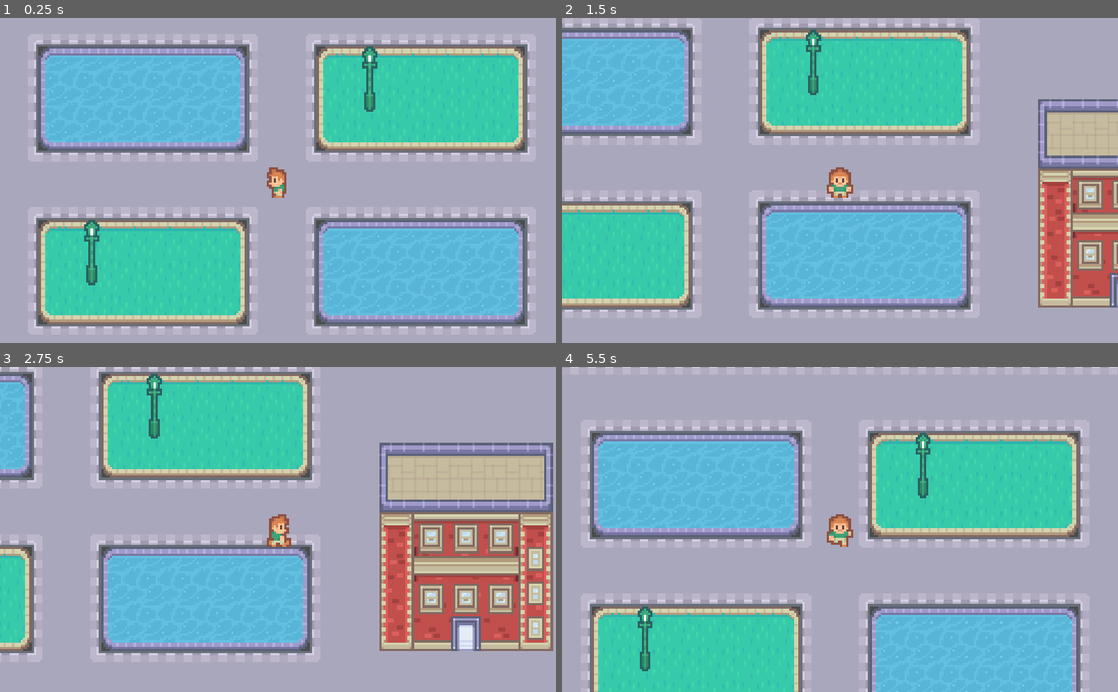
Above: before the commit, frames 1-4 (two rows, left to right).
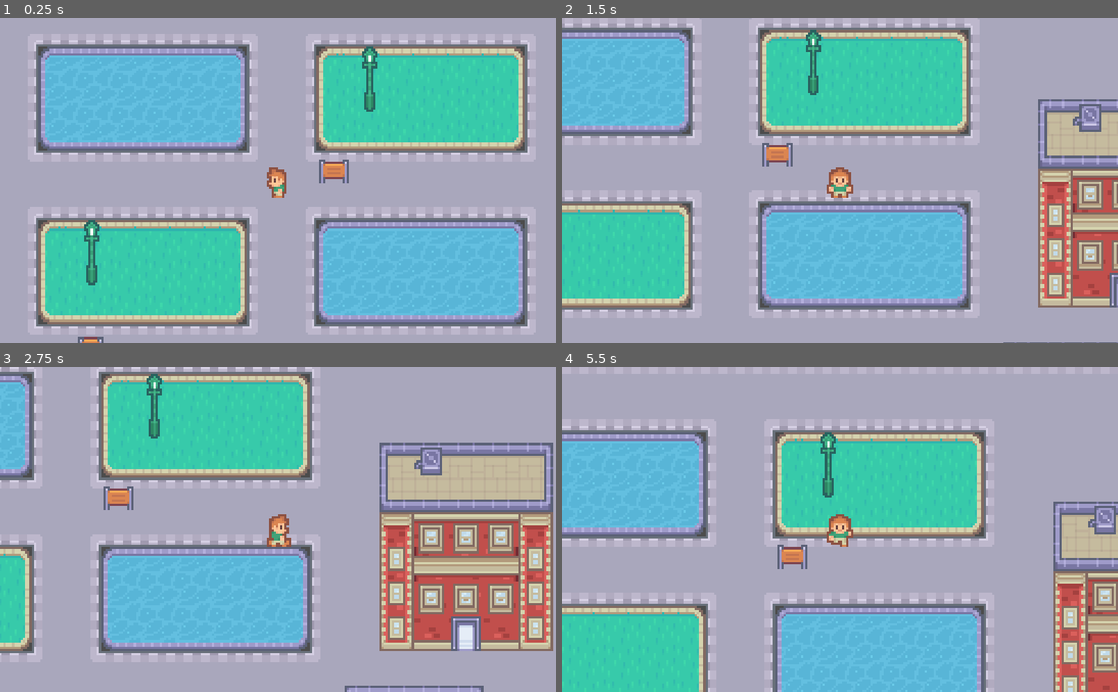
Above: after the commit, the same moments.

Repository: AJBoyle31/Outbreak
Game: Godot game, scene res://Levels/TestLevel.tscn
The game is run twice, just before and just after one commit, with the same random seed, the same clock (stepped at 60 frames per second) and the same inputs. The project has no main scene, so this scene is started directly.
Inputs:
- Up to frame 1 (0.25 s): no input
- Up to frame 2 (1.5 s): tap Enter at 0.5 s; hold D (WalkRight) 0.53-1.28 s; hold S (WalkDown) from 1.28 s (still down)
- Up to frame 3 (2.75 s): tap Space at 2 s; release S (WalkDown) at 2.03 s; hold D (WalkRight) from 2.03 s (still down)
- Up to frame 4 (5.5 s): release D (WalkRight) at 2.78 s; hold W (WalkUp) 2.78-3.53 s; hold A (WalkLeft) 3.53-5.03 s; hold S (WalkDown) from 5.03 s (still down)

The runs differ from the first frame. In frame 1, 0.4% of the frame differs, in the area x 14-63%, y 43-100%; in frame 2, 1.4%; in frame 3, 1.5%; in frame 4, 42%, in the area x 0-100%, y 0-100%.

Commit message:
adjust coll, add misc

Diff:
--- a/Levels/Fences.tscn
+++ b/Levels/Fences.tscn
@@ -2,58 +2,58 @@
 
 [ext_resource path="res://Assets/tilemap_packed.png" type="Texture" id=1]
 
+[sub_resource type="ConvexPolygonShape2D" id=19]
+points = PoolVector2Array( 0, 10.6143, 48, 10.3817, 48, 16, 0, 16 )
+
 [sub_resource type="ConvexPolygonShape2D" id=2]
-points = PoolVector2Array( 0, 0, 48, 0, 48, 16, 0, 16 )
+points = PoolVector2Array( 2.42387, 10.6143, 2.65643, 16, 0, 16, 0, 10.6143 )
+
+[sub_resource type="ConvexPolygonShape2D" id=3]
+points = PoolVector2Array( 16, 10.6143, 16, 16, 13.122, 16, 13.122, 10.8469 )
 
 [sub_resource type="ConvexPolygonShape2D" id=4]
-points = PoolVector2Array( 2.65643, 0, 2.65643, 16, 0, 16, 0, 0 )
+points = PoolVector2Array( 0, 11.5412, 16, 11.3086, 16, 16, 0, 16 )
 
 [sub_resource type="ConvexPolygonShape2D" id=5]
-points = PoolVector2Array( 16, 0, 16, 16, 13.122, 16, 13.122, 0 )
+points = PoolVector2Array( 0, 12.0535, 16, 12.0535, 16, 16, 0, 16 )
+
+[sub_resource type="ConvexPolygonShape2D" id=6]
+points = PoolVector2Array( 0, 11.3558, 16, 11.1233, 16, 16, 0, 16 )
+
+[sub_resource type="ConvexPolygonShape2D" id=7]
+points = PoolVector2Array( 0, 11.821, 16, 11.5884, 16, 16, 0, 16 )
+
+[sub_resource type="ConvexPolygonShape2D" id=8]
+points = PoolVector2Array( 2.42387, 11.3086, 13.5871, 11.5412, 13.8197, 14.9361, 2.19129, 14.9361 )
 
 [sub_resource type="ConvexPolygonShape2D" id=9]
-points = PoolVector2Array( 0, 5.16829, 16, 5.16829, 16, 16, 0, 16 )
+points = PoolVector2Array( 0, 10.0446, 48, 9.81207, 48, 16, 0, 16 )
+
+[sub_resource type="ConvexPolygonShape2D" id=10]
+points = PoolVector2Array( 2.19129, 10.7423, 2.42387, 16, 0, 16, 0, 10.7423 )
+
+[sub_resource type="ConvexPolygonShape2D" id=11]
+points = PoolVector2Array( 16, 10.7423, 16, 16, 13.3546, 16, 13.122, 10.9749 )
+
+[sub_resource type="ConvexPolygonShape2D" id=12]
+points = PoolVector2Array( 0, 9.77504, 16, 9.54247, 16, 16, 0, 16 )
+
+[sub_resource type="ConvexPolygonShape2D" id=13]
+points = PoolVector2Array( 0, 10.2874, 16, 10.2874, 16, 16, 0, 16 )
+
+[sub_resource type="ConvexPolygonShape2D" id=14]
+points = PoolVector2Array( 10.7929, 0, 11.0255, 16, 5.44387, 16, 5.67643, 0 )
+
+[sub_resource type="ConvexPolygonShape2D" id=15]
+points = PoolVector2Array( 3.86646, 7.35577, 12.0063, 7.35577, 11.7738, 14.1003, 4.09903, 14.1003 )
+
+[sub_resource type="ConvexPolygonShape2D" id=16]
+points = PoolVector2Array( 4.3316, 11.5884, 11.5412, 11.3558, 11.7738, 16, 4.09903, 16 )
 
 [sub_resource type="ConvexPolygonShape2D" id=17]
-points = PoolVector2Array( 0, 4.75035, 16, 4.75035, 16, 16, 0, 16 )
-
-[sub_resource type="ConvexPolygonShape2D" id=18]
-points = PoolVector2Array( 0, 5.44804, 16, 5.44804, 16, 16, 0, 16 )
-
-[sub_resource type="ConvexPolygonShape2D" id=16]
-points = PoolVector2Array( 0, 4.75035, 16, 4.75035, 16, 16, 0, 16 )
-
-[sub_resource type="ConvexPolygonShape2D" id=8]
-points = PoolVector2Array( 2.42387, 6.09857, 13.8197, 6.09857, 13.8197, 14.9361, 2.19129, 14.9361 )
-
-[sub_resource type="ConvexPolygonShape2D" id=3]
-points = PoolVector2Array( 0, 0, 48, 0, 48, 16, 0, 16 )
-
-[sub_resource type="ConvexPolygonShape2D" id=6]
-points = PoolVector2Array( 2.42387, 0, 2.42387, 16, 0, 16, 0, 0 )
-
-[sub_resource type="ConvexPolygonShape2D" id=7]
-points = PoolVector2Array( 16, 0, 16, 16, 13.3546, 16, 13.122, 0 )
-
-[sub_resource type="ConvexPolygonShape2D" id=14]
-points = PoolVector2Array( 0, 4.79753, 16, 4.56497, 16, 16, 0, 16 )
-
-[sub_resource type="ConvexPolygonShape2D" id=10]
-points = PoolVector2Array( 0, 4.37959, 16, 4.37959, 16, 16, 0, 16 )
-
-[sub_resource type="ConvexPolygonShape2D" id=12]
-points = PoolVector2Array( 11.4906, 0, 11.2581, 16, 4.51359, 16, 4.51359, 0 )
-
-[sub_resource type="ConvexPolygonShape2D" id=13]
-points = PoolVector2Array( 3.86646, 7.35577, 12.0063, 7.35577, 11.7738, 14.1003, 4.09903, 14.1003 )
-
-[sub_resource type="ConvexPolygonShape2D" id=15]
-points = PoolVector2Array( 4.09903, 3.82007, 12.0063, 4.05264, 11.7738, 16, 4.09903, 16 )
-
-[sub_resource type="ConvexPolygonShape2D" id=11]
-points = PoolVector2Array( 0, 6.33113, 16, 6.09857, 16, 16, 0, 16 )
-
-[sub_resource type="TileSet" id=1]
+points = PoolVector2Array( 0, 11.5412, 16, 11.5412, 16, 16, 0, 16 )
+
+[sub_resource type="TileSet" id=18]
 0/name = "metalFence"
 0/texture = ExtResource( 1 )
 0/tex_offset = Vector2( 0, 0 )
@@ -64,14 +64,14 @@
 0/navigation_offset = Vector2( 0, 0 )
 0/shape_offset = Vector2( 0, 0 )
 0/shape_transform = Transform2D( 1, 0, 0, 1, 0, 0 )
-0/shape = SubResource( 2 )
+0/shape = SubResource( 19 )
 0/shape_one_way = false
 0/shape_one_way_margin = 1.0
 0/shapes = [ {
 "autotile_coord": Vector2( 0, 0 ),
 "one_way": false,
 "one_way_margin": 1.0,
-"shape": SubResource( 2 ),
+"shape": SubResource( 19 ),
 "shape_transform": Transform2D( 1, 0, 0, 1, 0, 0 )
 } ]
 0/z_index = 0
@@ -85,20 +85,20 @@
 1/navigation_offset = Vector2( 0, 0 )
 1/shape_offset = Vector2( 0, 0 )
 1/shape_transform = Transform2D( 1, 0, 0, 1, 0, 0 )
-1/shape = SubResource( 4 )
+1/shape = SubResource( 2 )
 1/shape_one_way = false
 1/shape_one_way_margin = 1.0
 1/shapes = [ {
 "autotile_coord": Vector2( 0, 0 ),
 "one_way": false,
 "one_way_margin": 1.0,
-"shape": SubResource( 4 ),
+"shape": SubResource( 2 ),
 "shape_transform": Transform2D( 1, 0, 0, 1, 0, 0 )
 }, {
 "autotile_coord": Vector2( 0, 0 ),
 "one_way": false,
 "one_way_margin": 1.0,
-"shape": SubResource( 5 ),
+"shape": SubResource( 3 ),
 "shape_transform": Transform2D( 1, 0, 0, 1, 0, 0 )
 } ]
 1/z_index = 0
@@ -112,14 +112,14 @@
 2/navigation_offset = Vector2( 0, 0 )
 2/shape_offset = Vector2( 0, 0 )
 2/shape_transform = Transform2D( 1, 0, 0, 1, 0, 0 )
-2/shape = SubResource( 3 )
+2/shape = SubResource( 9 )
 2/shape_one_way = false
 2/shape_one_way_margin = 1.0
 2/shapes = [ {
 "autotile_coord": Vector2( 0, 0 ),
 "one_way": false,
 "one_way_margin": 1.0,
-"shape": SubResource( 3 ),
+"shape": SubResource( 9 ),
 "shape_transform": Transform2D( 1, 0, 0, 1, 0, 0 )
 } ]
 2/z_index = 0
@@ -133,20 +133,20 @@
 3/navigation_offset = Vector2( 0, 0 )
 3/shape_offset = Vector2( 0, 0 )
 3/shape_transform = Transform2D( 1, 0, 0, 1, 0, 0 )
-3/shape = SubResource( 6 )
+3/shape = SubResource( 10 )
 3/shape_one_way = false
 3/shape_one_way_margin = 1.0
 3/shapes = [ {
 "autotile_coord": Vector2( 0, 0 ),
 "one_way": false,
 "one_way_margin": 1.0,
-"shape": SubResource( 6 ),
+"shape": SubResource( 10 ),
 "shape_transform": Transform2D( 1, 0, 0, 1, 0, 0 )
 }, {
 "autotile_coord": Vector2( 0, 0 ),
 "one_way": false,
 "one_way_margin": 1.0,
-"shape": SubResource( 7 ),
+"shape": SubResource( 11 ),
 "shape_transform": Transform2D( 1, 0, 0, 1, 0, 0 )
 } ]
 3/z_index = 0
@@ -160,14 +160,14 @@
 4/navigation_offset = Vector2( 0, 0 )
 4/shape_offset = Vector2( 0, 0 )
 4/shape_transform = Transform2D( 1, 0, 0, 1, 0, 0 )
-4/shape = SubResource( 14 )
+4/shape = SubResource( 12 )
 4/shape_one_way = false
 4/shape_one_way_margin = 1.0
 4/shapes = [ {
 "autotile_coord": Vector2( 0, 0 ),
 "one_way": false,
 "one_way_margin": 1.0,
-"shape": SubResource( 14 ),
+"shape": SubResource( 12 ),
 "shape_transform": Transform2D( 1, 0, 0, 1, 0, 0 )
 } ]
 4/z_index = 0
@@ -181,14 +181,14 @@
 5/navigation_offset = Vector2( 0, 0 )
 5/shape_offset = Vector2( 0, 0 )
 5/shape_transform = Transform2D( 1, 0, 0, 1, 0, 0 )
-5/shape = SubResource( 10 )
+5/shape = SubResource( 13 )
 5/shape_one_way = false
 5/shape_one_way_margin = 1.0
 5/shapes = [ {
 "autotile_coord": Vector2( 0, 0 ),
 "one_way": false,
 "one_way_margin": 1.0,
-"shape": SubResource( 10 ),
+"shape": SubResource( 13 ),
 "shape_transform": Transform2D( 1, 0, 0, 1, 0, 0 )
 } ]
 5/z_index = 0
@@ -202,14 +202,14 @@
 6/navigation_offset = Vector2( 0, 0 )
 6/shape_offset = Vector2( 0, 0 )
 6/shape_transform = Transform2D( 1, 0, 0, 1, 0, 0 )
-6/shape = SubResource( 12 )
+6/shape = SubResource( 14 )
 6/shape_one_way = false
 6/shape_one_way_margin = 1.0
 6/shapes = [ {
 "autotile_coord": Vector2( 0, 0 ),
 "one_way": false,
 "one_way_margin": 1.0,
-"shape": SubResource( 12 ),
+"shape": SubResource( 14 ),
 "shape_transform": Transform2D( 1, 0, 0, 1, 0, 0 )
 } ]
 6/z_index = 0
@@ -244,14 +244,14 @@
 8/navigation_offset = Vector2( 0, 0 )
 8/shape_offset = Vector2( 0, 0 )
 8/shape_transform = Transform2D( 1, 0, 0, 1, 0, 0 )
-8/shape = SubResource( 15 )
+8/shape = SubResource( 16 )
 8/shape_one_way = false
 8/shape_one_way_margin = 1.0
 8/shapes = [ {
 "autotile_coord": Vector2( 0, 0 ),
 "one_way": false,
 "one_way_margin": 1.0,
-"shape": SubResource( 15 ),
+"shape": SubResource( 16 ),
 "shape_transform": Transform2D( 1, 0, 0, 1, 0, 0 )
 } ]
 8/z_index = 0
@@ -265,14 +265,14 @@
 9/navigation_offset = Vector2( 0, 0 )
 9/shape_offset = Vector2( 0, 0 )
 9/shape_transform = Transform2D( 1, 0, 0, 1, 0, 0 )
-9/shape = SubResource( 11 )
+9/shape = SubResource( 17 )
 9/shape_one_way = false
 9/shape_one_way_margin = 1.0
 9/shapes = [ {
 "autotile_coord": Vector2( 0, 0 ),
 "one_way": false,
 "one_way_margin": 1.0,
-"shape": SubResource( 11 ),
+"shape": SubResource( 17 ),
 "shape_transform": Transform2D( 1, 0, 0, 1, 0, 0 )
 } ]
 9/z_index = 0
@@ -286,14 +286,14 @@
 10/navigation_offset = Vector2( 0, 0 )
 10/shape_offset = Vector2( 0, 0 )
 10/shape_transform = Transform2D( 1, 0, 0, 1, 0, 0 )
-10/shape = SubResource( 9 )
+10/shape = SubResource( 4 )
 10/shape_one_way = false
 10/shape_one_way_margin = 1.0
 10/shapes = [ {
 "autotile_coord": Vector2( 0, 0 ),
 "one_way": false,
 "one_way_margin": 1.0,
-"shape": SubResource( 9 ),
+"shape": SubResource( 4 ),
 "shape_transform": Transform2D( 1, 0, 0, 1, 0, 0 )
 } ]
 10/z_index = 0
@@ -307,14 +307,14 @@
 11/navigation_offset = Vector2( 0, 0 )
 11/shape_offset = Vector2( 0, 0 )
 11/shape_transform = Transform2D( 1, 0, 0, 1, 0, 0 )
-11/shape = SubResource( 17 )
+11/shape = SubResource( 5 )
 11/shape_one_way = false
 11/shape_one_way_margin = 1.0
 11/shapes = [ {
 "autotile_coord": Vector2( 0, 0 ),
 "one_way": false,
 "one_way_margin": 1.0,
-"shape": SubResource( 17 ),
+"shape": SubResource( 5 ),
 "shape_transform": Transform2D( 1, 0, 0, 1, 0, 0 )
 } ]
 11/z_index = 0
@@ -328,14 +328,14 @@
 12/navigation_offset = Vector2( 0, 0 )
 12/shape_offset = Vector2( 0, 0 )
 12/shape_transform = Transform2D( 1, 0, 0, 1, 0, 0 )
-12/shape = SubResource( 18 )
+12/shape = SubResource( 6 )
 12/shape_one_way = false
 12/shape_one_way_margin = 1.0
 12/shapes = [ {
 "autotile_coord": Vector2( 0, 0 ),
 "one_way": false,
 "one_way_margin": 1.0,
-"shape": SubResource( 18 ),
+"shape": SubResource( 6 ),
 "shape_transform": Transform2D( 1, 0, 0, 1, 0, 0 )
 } ]
 12/z_index = 0
@@ -349,14 +349,14 @@
 13/navigation_offset = Vector2( 0, 0 )
 13/shape_offset = Vector2( 0, 0 )
 13/shape_transform = Transform2D( 1, 0, 0, 1, 0, 0 )
-13/shape = SubResource( 16 )
+13/shape = SubResource( 7 )
 13/shape_one_way = false
 13/shape_one_way_margin = 1.0
 13/shapes = [ {
 "autotile_coord": Vector2( 0, 0 ),
 "one_way": false,
 "one_way_margin": 1.0,
-"shape": SubResource( 16 ),
+"shape": SubResource( 7 ),
 "shape_transform": Transform2D( 1, 0, 0, 1, 0, 0 )
 } ]
 13/z_index = 0
@@ -383,6 +383,8 @@
 14/z_index = 0
 
 [node name="Fences" type="TileMap"]
-tile_set = SubResource( 1 )
+tile_set = SubResource( 18 )
 cell_size = Vector2( 16, 16 )
+cell_tile_origin = 1
+cell_y_sort = true
 format = 1
--- /dev/null
+++ b/Levels/Misc.tscn
@@ -0,0 +1,53 @@
+[gd_scene load_steps=3 format=2]
+
+[ext_resource path="res://Assets/tilemap_packed.png" type="Texture" id=1]
+
+[sub_resource type="TileSet" id=1]
+0/name = "tilemap_packed.png 0"
+0/texture = ExtResource( 1 )
+0/tex_offset = Vector2( 0, 0 )
+0/modulate = Color( 1, 1, 1, 1 )
+0/region = Rect2( 144, 192, 16, 16 )
+0/tile_mode = 0
+0/occluder_offset = Vector2( 0, 0 )
+0/navigation_offset = Vector2( 0, 0 )
+0/shape_offset = Vector2( 0, 0 )
+0/shape_transform = Transform2D( 1, 0, 0, 1, 0, 0 )
+0/shape_one_way = false
+0/shape_one_way_margin = 0.0
+0/shapes = [  ]
+0/z_index = 0
+1/name = "tilemap_packed.png 1"
+1/texture = ExtResource( 1 )
+1/tex_offset = Vector2( 0, 0 )
+1/modulate = Color( 1, 1, 1, 1 )
+1/region = Rect2( 160, 192, 16, 16 )
+1/tile_mode = 0
+1/occluder_offset = Vector2( 0, 0 )
+1/navigation_offset = Vector2( 0, 0 )
+1/shape_offset = Vector2( 0, 0 )
+1/shape_transform = Transform2D( 1, 0, 0, 1, 0, 0 )
+1/shape_one_way = false
+1/shape_one_way_margin = 0.0
+1/shapes = [  ]
+1/z_index = 0
+2/name = "tilemap_packed.png 2"
+2/texture = ExtResource( 1 )
+2/tex_offset = Vector2( 0, 0 )
+2/modulate = Color( 1, 1, 1, 1 )
+2/region = Rect2( 64, 144, 16, 16 )
+2/tile_mode = 0
+2/occluder_offset = Vector2( 0, 0 )
+2/navigation_offset = Vector2( 0, 0 )
+2/shape_offset = Vector2( 0, 0 )
+2/shape_transform = Transform2D( 1, 0, 0, 1, 0, 0 )
+2/shape_one_way = false
+2/shape_one_way_margin = 0.0
+2/shapes = [  ]
+2/z_index = 0
+
+[node name="Misc" type="TileMap"]
+z_index = 1
+tile_set = SubResource( 1 )
+cell_size = Vector2( 16, 16 )
+format = 1
--- a/Levels/TestLevel.tscn
+++ b/Levels/TestLevel.tscn
@@ -7,28 +7,36 @@
 [ext_resource path="res://Levels/DoorsWindows.tscn" type="PackedScene" id=5]
 [ext_resource path="res://Levels/Utility.tscn" type="PackedScene" id=6]
 [ext_resource path="res://Levels/Fences.tscn" type="PackedScene" id=7]
+[ext_resource path="res://Levels/Misc.tscn" type="PackedScene" id=8]
 
 [node name="TestLevel" type="Node2D"]
 
-[node name="WalkingSurfaces" parent="." instance=ExtResource( 1 )]
+[node name="Tilemaps" type="Node2D" parent="."]
+
+[node name="WalkingSurfaces" parent="Tilemaps" instance=ExtResource( 1 )]
 z_index = -3
 tile_data = PoolIntArray( -393222, 2, 0, -393221, 2, 1, -393220, 2, 1, -393219, 2, 1, -393218, 2, 1, -393217, 2, 1, -45 …(18589 unchanged characters)…
 
-[node name="Buildings" parent="." instance=ExtResource( 4 )]
-tile_data = PoolIntArray( 327702, 0, 0, 327703, 14, 0, 32770 …(134 unchanged characters)… 1, 23, 0, 524312, 23, 0, 524313, 23, 0, 851971, 31, 0, 851972, 14, 0, 851973, 14, 0, 851974, 14, 0, 851975, 31, 0, 851983, 32, 0, 851984, 37, 0, 851985, 37, 0, 851986, 37, 0, 851987, 32, 0, 917507, 29, 0, 917508, 17, 0, 917509, 17, 0, 917510, 17, 0, 917511, 29, 0, 917519, 46, 0, 917520, 44, 0, 917521, 44, 0, 917522, 44, 0, 917523, 46, 0, 983043, 30, 0, 983044, 23, 0, 983045, 23, 0, 983046, 23, 0, 983047, 30, 0, 983055, 53, 0, 983056, 55, 0, 983057, 55, 0, 983058, 55, 0, 983059, 53, 0 )
+[node name="Buildings" parent="Tilemaps" instance=ExtResource( 4 )]
+tile_data = PoolIntArray( 327702, 0, 0, 327703, 14, 0, 32770 …(134 unchanged characters)… 1, 23, 0, 524312, 23, 0, 524313, 23, 0, 786453, 4, 0, 786454, 14, 0, 786455, 14, 0, 786456, 6, 0, 851971, 31, 0, 851972, 14, 0, 851973, 14, 0, 851974, 14, 0, 851975, 31, 0, 851983, 32, 0, 851984, 37, 0, 851985, 37, 0, 851986, 37, 0, 851987, 32, 0, 851989, 7, 0, 851990, 8, 0, 851991, 8, 0, 851992, 9, 0, 917507, 29, 0, 917508, 17, 0, 917509, 17, 0, 917510, 17, 0, 917511, 29, 0, 917519, 46, 0, 917520, 44, 0, 917521, 44, 0, 917522, 44, 0, 917523, 46, 0, 917525, 10, 0, 917526, 11, 0, 917527, 11, 0, 917528, 12, 0, 983043, 30, 0, 983044, 23, 0, 983045, 23, 0, 983046, 23, 0, 983047, 30, 0, 983055, 53, 0, 983056, 55, 0, 983057, 55, 0, 983058, 55, 0, 983059, 53, 0, 983061, 2, 0, 983062, 1, 0, 983063, 1, 0, 983064, 3, 0 )
 
-[node name="Roofs" parent="." instance=ExtResource( 3 )]
+[node name="Roofs" parent="Tilemaps" instance=ExtResource( 3 )]
 z_index = 1
-tile_data = PoolIntArray( 196630, 1, 0, 196631, 1, 1, 196632 …(91 unchanged characters)… , 262169, 1, 131073, 262170, 1, 131074, 720899, 1, 0, 720900, 1, 1, 720901, 1, 1, 720902, 1, 1, 720903, 1, 2, 720911, 0, 0, 720912, 0, 1, 720913, 0, 1, 720914, 0, 1, 720915, 0, 2, 786435, 1, 131072, 786436, 1, 131073,  …(152 unchanged characters)…
+tile_data = PoolIntArray( 196630, 1, 0, 196631, 1, 1, 196632 …(91 unchanged characters)… , 262169, 1, 131073, 262170, 1, 131074, 655381, 1, 0, 655382, 1, 1, 655383, 1, 1, 655384, 1, 2, 720899, 1, 0, 720900, 1, 1, 720901, 1, 1, 720902, 1, 1, 720903, 1, 2, 720911, 0, 0, 720912, 0, 1, 720913, 0, 1, 720914, 0, 1, 720915, 0, 2, 720917, 1, 131072, 720918, 1, 131073, 720919, 1, 131073, 720920, 1, 131074, 786435, 1, 131072, 786436, 1, 131073,  …(152 unchanged characters)…
 
-[node name="DoorsWindows" parent="." instance=ExtResource( 5 )]
-tile_data = PoolIntArray( 327703, 4, 0, 327704, 4, 0, 327705, 4, 0, 393242, 0, 0, 458775, 23, 0, 458776, 23, 0, 458777, 23, 0, 458778, 0, 0, 524312, 5, 0, 524314, 0, 0, 851972, 4, 0, 851973, 4, 0, 851974, …(226 unchanged characters)…
+[node name="DoorsWindows" parent="Tilemaps" instance=ExtResource( 5 )]
+tile_data = PoolIntArray( 327703, 4, 0, 327704, 4, 0, 327705, 4, 0, 393238, 0, 0, 393242, 0, 0, 458774, 0, 0, 458775, 23, 0, 458776, 23, 0, 458777, 23, 0, 458778, 0, 0, 524310, 0, 0, 524312, 5, 0, 524314, 0, 0, 786453, 4, 0, 786454, 4, 0, 786455, 4, 0, 786456, 4, 0, 851972, 4, 0, 851973, 4, 0, 851974, …(226 unchanged characters)…
 
-[node name="Utility" parent="." instance=ExtResource( 6 )]
+[node name="Misc" parent="Tilemaps" instance=ExtResource( 8 )]
+tile_data = PoolIntArray( 196631, 0, 0, 720900, 1, 0, 720915, 0, 0, 720916, 2, 0 )
+
+[node name="YSort" type="YSort" parent="."]
+
+[node name="Player" parent="YSort" instance=ExtResource( 2 )]
+position = Vector2( 206.243, 77.7446 )
+
+[node name="Utility" parent="YSort" instance=ExtResource( 6 )]
 tile_data = PoolIntArray( 65551, 5, 0, 393223, 5, 0, 458754, 4, 0, 983067, 3, 0, 1114108, 536870920, 0, 1048576, 8, 0, 1048577, 9, 0, 1179644, 536870922, 0, 1114112, 10, 0, 1114113, 10, 0, 1310721, 9, 0, 1376257, 10, 0 )
 
-[node name="Fences" parent="." instance=ExtResource( 7 )]
-tile_data = PoolIntArray( 524285, 11, 0, 524286, 11, 0, 524287, 11, 0, 655357, 11, 0, 655358, 11, 0, 655359, 11, 0, 851976, 0, 0, 851979, 1, 0, 851980, 0, 0, 983048, 0, 0, 983051, 1, 0, 983052, 0, 0 )
-
-[node name="Player" parent="." instance=ExtResource( 2 )]
-position = Vector2( 206.243, 77.7446 )
+[node name="Fences" parent="YSort" instance=ExtResource( 7 )]
+tile_data = PoolIntArray( 327679, 8, 0, 262158, 13, 0, 393213, 8, 0, 458751, 8, 0, 524285, 11, 0, 524286, 11, 0, 524287, 11, 0, 655357, 11, 0, 655358, 11, 0, 655359, 11, 0, 589831, 14, 0, 851976, 0, 0, 851979, 1, 0, 851980, 0, 0, 983048, 0, 0, 983051, 1, 0, 983052, 0, 0 )
--- a/Levels/Utility.tscn
+++ b/Levels/Utility.tscn
@@ -1,6 +1,27 @@
-[gd_scene load_steps=3 format=2]
+[gd_scene load_steps=10 format=2]
 
 [ext_resource path="res://Assets/tilemap_packed.png" type="Texture" id=1]
+
+[sub_resource type="ConvexPolygonShape2D" id=2]
+points = PoolVector2Array( 14.6536, 22.0984, 14.6536, 29.6337, 10.4673, 29.9127, 10.4673, 22.3775 )
+
+[sub_resource type="ConvexPolygonShape2D" id=3]
+points = PoolVector2Array( 5.6306, 21.5403, 10.9332, 21.2612, 10.6541, 29.6337, 5.6306, 29.3546 )
+
+[sub_resource type="ConvexPolygonShape2D" id=8]
+points = PoolVector2Array( 10.4673, 7.20258, 14.3745, 7.20258, 14.3745, 13.9005, 10.1883, 13.6337 )
+
+[sub_resource type="ConvexPolygonShape2D" id=4]
+points = PoolVector2Array( 5.81734, 21.8194, 11.1199, 22.0984, 10.8408, 29.9127, 6.09642, 29.9127 )
+
+[sub_resource type="ConvexPolygonShape2D" id=5]
+points = PoolVector2Array( 7.39948, 21.5403, 9.35304, 21.5403, 9.63213, 29.0755, 7.12039, 29.0755 )
+
+[sub_resource type="ConvexPolygonShape2D" id=6]
+points = PoolVector2Array( 6.46988, 22.0984, 10.0979, 22.3775, 10.0979, 31.5872, 6.74896, 31.5872 )
+
+[sub_resource type="ConvexPolygonShape2D" id=7]
+points = PoolVector2Array( 6.37753, 22.3775, 10.2847, 22.0984, 10.5638, 29.6337, 6.37753, 29.3546 )
 
 [sub_resource type="TileSet" id=1]
 0/name = "tilemap_packed.png 0"
@@ -13,9 +34,16 @@
 0/navigation_offset = Vector2( 0, 0 )
 0/shape_offset = Vector2( 0, 0 )
 0/shape_transform = Transform2D( 1, 0, 0, 1, 0, 0 )
+0/shape = SubResource( 2 )
 0/shape_one_way = false
-0/shape_one_way_margin = 0.0
-0/shapes = [  ]
+0/shape_one_way_margin = 1.0
+0/shapes = [ {
+"autotile_coord": Vector2( 0, 0 ),
+"one_way": false,
+"one_way_margin": 1.0,
+"shape": SubResource( 2 ),
+"shape_transform": Transform2D( 1, 0, 0, 1, 0, 0 )
+} ]
 0/z_index = 0
 1/name = "tilemap_packed.png 1"
 1/texture = ExtResource( 1 )
@@ -27,9 +55,16 @@
 1/navigation_offset = Vector2( 0, 0 )
 1/shape_offset = Vector2( 0, 0 )
 1/shape_transform = Transform2D( 1, 0, 0, 1, 0, 0 )
+1/shape = SubResource( 3 )
 1/shape_one_way = false
-1/shape_one_way_margin = 0.0
-1/shapes = [  ]
+1/shape_one_way_margin = 1.0
+1/shapes = [ {
+"autotile_coord": Vector2( 0, 0 ),
+"one_way": false,
+"one_way_margin": 1.0,
+"shape": SubResource( 3 ),
+"shape_transform": Transform2D( 1, 0, 0, 1, 0, 0 )
+} ]
 1/z_index = 0
 2/name = "tilemap_packed.png 2"
 2/texture = ExtResource( 1 )
@@ -41,9 +76,16 @@
 2/navigation_offset = Vector2( 0, 0 )
 2/shape_offset = Vector2( 0, 0 )
 2/shape_transform = Transform2D( 1, 0, 0, 1, 0, 0 )
+2/shape = SubResource( 4 )
 2/shape_one_way = false
-2/shape_one_way_margin = 0.0
-2/shapes = [  ]
+2/shape_one_way_margin = 1.0
+2/shapes = [ {
+"autotile_coord": Vector2( 0, 0 ),
+"one_way": false,
+"one_way_margin": 1.0,
+"shape": SubResource( 4 ),
+"shape_transform": Transform2D( 1, 0, 0, 1, 0, 0 )
+} ]
 2/z_index = 0
 3/name = "tilemap_packed.png 3"
 3/texture = ExtResource( 1 )
@@ -55,9 +97,16 @@
 3/navigation_offset = Vector2( 0, 0 )
 3/shape_offset = Vector2( 0, 0 )
 3/shape_transform = Transform2D( 1, 0, 0, 1, 0, 0 )
+3/shape = SubResource( 5 )
 3/shape_one_way = false
-3/shape_one_way_margin = 0.0
-3/shapes = [  ]
+3/shape_one_way_margin = 1.0
+3/shapes = [ {
+"autotile_coord": Vector2( 0, 0 ),
+"one_way": false,
+"one_way_margin": 1.0,
+"shape": SubResource( 5 ),
+"shape_transform": Transform2D( 1, 0, 0, 1, 0, 0 )
+} ]
 3/z_index = 0
 4/name = "tilemap_packed.png 4"
 4/texture = ExtResource( 1 )
@@ -69,9 +118,16 @@
 4/navigation_offset = Vector2( 0, 0 )
 4/shape_offset = Vector2( 0, 0 )
 4/shape_transform = Transform2D( 1, 0, 0, 1, 0, 0 )
+4/shape = SubResource( 6 )
 4/shape_one_way = false
-4/shape_one_way_margin = 0.0
-4/shapes = [  ]
+4/shape_one_way_margin = 1.0
+4/shapes = [ {
+"autotile_coord": Vector2( 0, 0 ),
+"one_way": false,
+"one_way_margin": 1.0,
+"shape": SubResource( 6 ),
+"shape_transform": Transform2D( 1, 0, 0, 1, 0, 0 )
+} ]
 4/z_index = 0
 5/name = "tilemap_packed.png 5"
 5/texture = ExtResource( 1 )
@@ -83,9 +139,16 @@
 5/navigation_offset = Vector2( 0, 0 )
 5/shape_offset = Vector2( 0, 0 )
 5/shape_transform = Transform2D( 1, 0, 0, 1, 0, 0 )
+5/shape = SubResource( 7 )
 5/shape_one_way = false
-5/shape_one_way_margin = 0.0
-5/shapes = [  ]
+5/shape_one_way_margin = 1.0
+5/shapes = [ {
+"autotile_coord": Vector2( 0, 0 ),
+"one_way": false,
+"one_way_margin": 1.0,
+"shape": SubResource( 7 ),
+"shape_transform": Transform2D( 1, 0, 0, 1, 0, 0 )
+} ]
 5/z_index = 0
 6/name = "tilemap_packed.png 6"
 6/texture = ExtResource( 1 )
@@ -153,12 +216,21 @@
 10/navigation_offset = Vector2( 0, 0 )
 10/shape_offset = Vector2( 0, 0 )
 10/shape_transform = Transform2D( 1, 0, 0, 1, 0, 0 )
+10/shape = SubResource( 8 )
 10/shape_one_way = false
-10/shape_one_way_margin = 0.0
-10/shapes = [  ]
+10/shape_one_way_margin = 1.0
+10/shapes = [ {
+"autotile_coord": Vector2( 0, 0 ),
+"one_way": false,
+"one_way_margin": 1.0,
+"shape": SubResource( 8 ),
+"shape_transform": Transform2D( 1, 0, 0, 1, 0, 0 )
+} ]
 10/z_index = 0
 
 [node name="Utility" type="TileMap"]
 tile_set = SubResource( 1 )
 cell_size = Vector2( 16, 16 )
+cell_tile_origin = 2
+cell_y_sort = true
 format = 1
Not shown: 1 places in Levels/Fences.tscn that only renumber resources
Not shown: 1 places in Levels/TestLevel.tscn that only renumber resources
